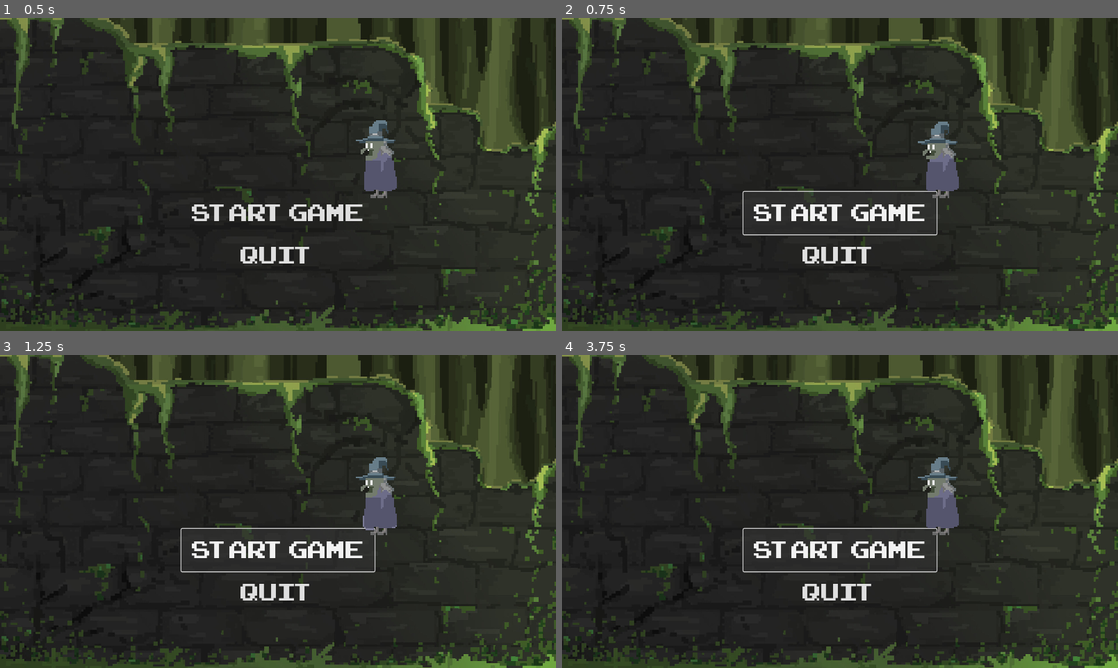
Above: before the commit, frames 1-4 (two rows, left to right).
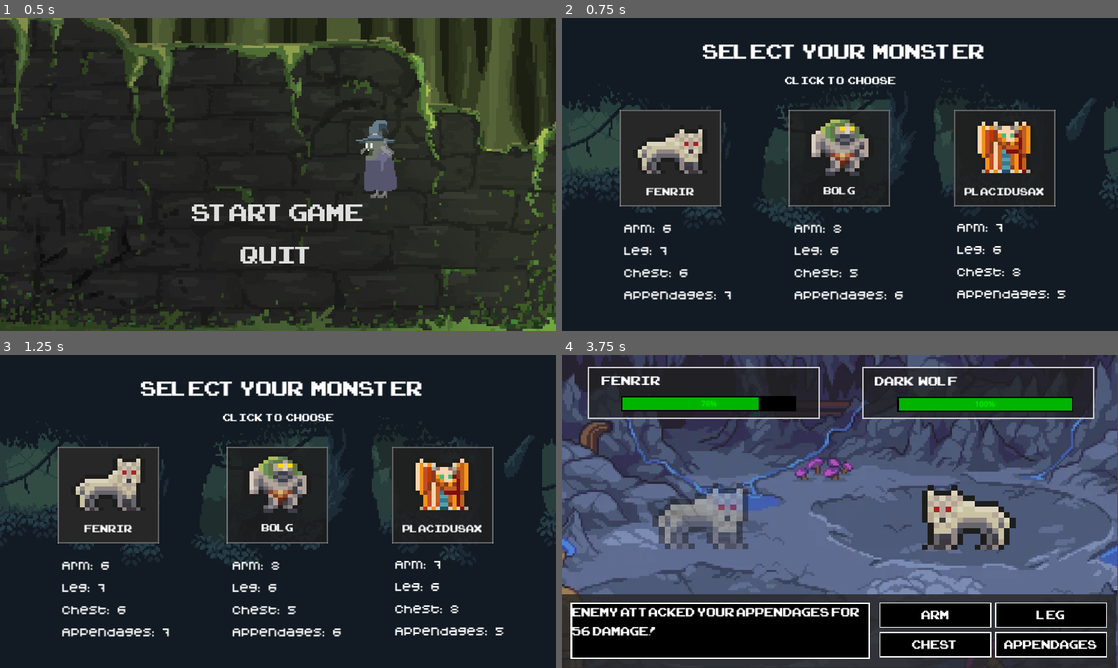
Above: after the commit, the same moments.

Repository: thym101/Armless
Game: Godot game, scene res://Scene/starting_menu.tscn
Two runs of this game, one before a commit and one after it. Both use one fixed random seed, a clock stepped at 60 frames per second and the inputs below. This scene is started directly instead of the project's main scene.
Inputs (mouse positions are in pixels of both pictures, inside the frame that each line leads up to):
- Up to frame 1 (0.5 s): no input
- Up to frame 2 (0.75 s): click "START GAME" at 0.5 s
- Up to frame 3 (1.25 s): no input
- Up to frame 4 (3.75 s): click (673, 495) at 1.27 s; click (840, 549) at 2 s, where only the run before the commit has a clickable "START GAME"; tap Enter (ui_accept) at 2.75, 3.02 s; move the mouse to (962, 495) at 2.77 s; hold Right (ui_right) 2.78-3.5 s; click (962, 495) at 2.92 s; drag from (728, 527) to (812, 574) at 3.52 s

Frame 1 is identical in both runs. In frame 2, 41% of the frame differs, in the area x 0-100%, y 0-100%; in frame 3, 41%; in frame 4, 89%.

Commit message:
done all system

Diff:
--- a/Jammm/Scene/level_select.tscn
+++ b/Jammm/Scene/level_select.tscn
@@ -14,296 +14,6 @@
 "points": PackedVector2Array(0, 0, 0, 0, 114, 564, 0, 0, 0, 0, 112, 416, 0, 0, 0, 0, 150, 416, 0, 0, 0, 0, 352, 416, 0, …(726 unchanged characters)…
 }
 point_count = 37
-
-[sub_resource type="AtlasTexture" id="AtlasTexture_n7e1o"]
-atlas = ExtResource("5_6qikb")
-region = Rect2(288, 64, 16, 32)
-
-[sub_resource type="AtlasTexture" id="AtlasTexture_o6pmt"]
-atlas = ExtResource("5_6qikb")
-region = Rect2(304, 64, 16, 32)
-
-[sub_resource type="AtlasTexture" id="AtlasTexture_cs8bm"]
-atlas = ExtResource("5_6qikb")
-region = Rect2(320, 64, 16, 32)
-
-[sub_resource type="AtlasTexture" id="AtlasTexture_1aua0"]
-atlas = ExtResource("5_6qikb")
-region = Rect2(336, 64, 16, 32)
-
-[sub_resource type="AtlasTexture" id="AtlasTexture_cqycp"]
-atlas = ExtResource("5_6qikb")
-region = Rect2(352, 64, 16, 32)
-
-[sub_resource type="AtlasTexture" id="AtlasTexture_uy41m"]
-atlas = ExtResource("5_6qikb")
-region = Rect2(368, 64, 16, 32)
-
-[sub_resource type="AtlasTexture" id="AtlasTexture_1t8je"]
-atlas = ExtResource("5_6qikb")
-region = Rect2(288, 32, 16, 32)
-
-[sub_resource type="AtlasTexture" id="AtlasTexture_232qo"]
-atlas = ExtResource("5_6qikb")
-region = Rect2(304, 32, 16, 32)
-
-[sub_resource type="AtlasTexture" id="AtlasTexture_yp286"]
-atlas = ExtResource("5_6qikb")
-region = Rect2(320, 32, 16, 32)
-
-[sub_resource type="AtlasTexture" id="AtlasTexture_s08gq"]
-atlas = ExtResource("5_6qikb")
-region = Rect2(336, 32, 16, 32)
-
-[sub_resource type="AtlasTexture" id="AtlasTexture_oil7u"]
-atlas = ExtResource("5_6qikb")
-region = Rect2(352, 32, 16, 32)
-
-[sub_resource type="AtlasTexture" id="AtlasTexture_rmdey"]
-atlas = ExtResource("5_6qikb")
-region = Rect2(368, 32, 16, 32)
-
-[sub_resource type="AtlasTexture" id="AtlasTexture_4e210"]
-atlas = ExtResource("5_6qikb")
-region = Rect2(272, 64, 16, 32)
-
-[sub_resource type="AtlasTexture" id="AtlasTexture_epnw6"]
-atlas = ExtResource("5_6qikb")
-region = Rect2(256, 64, 16, 32)
-
-[sub_resource type="AtlasTexture" id="AtlasTexture_ga5lu"]
-atlas = ExtResource("5_6qikb")
-region = Rect2(240, 64, 16, 32)
-
-[sub_resource type="AtlasTexture" id="AtlasTexture_2xbfl"]
-atlas = ExtResource("5_6qikb")
-region = Rect2(224, 64, 16, 32)
-
-[sub_resource type="AtlasTexture" id="AtlasTexture_2nu4a"]
-atlas = ExtResource("5_6qikb")
-region = Rect2(208, 64, 16, 32)
-
-[sub_resource type="AtlasTexture" id="AtlasTexture_3wc2h"]
-atlas = ExtResource("5_6qikb")
-region = Rect2(192, 64, 16, 32)
-
-[sub_resource type="AtlasTexture" id="AtlasTexture_fevy7"]
-atlas = ExtResource("5_6qikb")
-region = Rect2(0, 64, 16, 32)
-
-[sub_resource type="AtlasTexture" id="AtlasTexture_maybv"]
-atlas = ExtResource("5_6qikb")
-region = Rect2(16, 64, 16, 32)
-
-[sub_resource type="AtlasTexture" id="AtlasTexture_mq71g"]
-atlas = ExtResource("5_6qikb")
-region = Rect2(32, 64, 16, 32)
-
-[sub_resource type="AtlasTexture" id="AtlasTexture_f4a3w"]
-atlas = ExtResource("5_6qikb")
-region = Rect2(48, 64, 16, 32)
-
-[sub_resource type="AtlasTexture" id="AtlasTexture_2cohg"]
-atlas = ExtResource("5_6qikb")
-region = Rect2(64, 64, 16, 32)
-
-[sub_resource type="AtlasTexture" id="AtlasTexture_t0r88"]
-atlas = ExtResource("5_6qikb")
-region = Rect2(80, 64, 16, 32)
-
-[sub_resource type="AtlasTexture" id="AtlasTexture_4cpnx"]
-atlas = ExtResource("5_6qikb")
-region = Rect2(288, 64, 16, 32)
-
-[sub_resource type="AtlasTexture" id="AtlasTexture_3dhmc"]
-atlas = ExtResource("5_6qikb")
-region = Rect2(304, 64, 16, 32)
-
-[sub_resource type="AtlasTexture" id="AtlasTexture_chdyu"]
-atlas = ExtResource("5_6qikb")
-region = Rect2(320, 64, 16, 32)
-
-[sub_resource type="AtlasTexture" id="AtlasTexture_i16ad"]
-atlas = ExtResource("5_6qikb")
-region = Rect2(336, 64, 16, 32)
-
-[sub_resource type="AtlasTexture" id="AtlasTexture_cqgrx"]
-atlas = ExtResource("5_6qikb")
-region = Rect2(352, 64, 16, 32)
-
-[sub_resource type="AtlasTexture" id="AtlasTexture_ldj5i"]
-atlas = ExtResource("5_6qikb")
-region = Rect2(368, 64, 16, 32)
-
-[sub_resource type="SpriteFrames" id="SpriteFrames_nyl06"]
-animations = [{
-"frames": [{
-"duration": 1.0,
-"texture": SubResource("AtlasTexture_n7e1o")
-}, {
-"duration": 1.0,
-"texture": SubResource("AtlasTexture_o6pmt")
-}, {
-"duration": 1.0,
-"texture": SubResource("AtlasTexture_cs8bm")
-}, {
-"duration": 1.0,
-"texture": SubResource("AtlasTexture_1aua0")
-}, {
-"duration": 1.0,
-"texture": SubResource("AtlasTexture_cqycp")
-}, {
-"duration": 1.0,
-"texture": SubResource("AtlasTexture_uy41m")
-}, {
-"duration": 1.0,
-"texture": SubResource("AtlasTexture_1t8je")
-}, {
-"duration": 1.0,
-"texture": SubResource("AtlasTexture_232qo")
-}, {
-"duration": 1.0,
-"texture": SubResource("AtlasTexture_yp286")
-}, {
-"duration": 1.0,
-"texture": SubResource("AtlasTexture_s08gq")
-}, {
-"duration": 1.0,
-"texture": SubResource("AtlasTexture_oil7u")
-}, {
-"duration": 1.0,
-"texture": SubResource("AtlasTexture_rmdey")
-}],
-"loop": true,
-"name": &"idle",
-"speed": 5.0
-}, {
-"frames": [{
-"duration": 1.0,
-"texture": SubResource("AtlasTexture_4e210")
-}, {
-"duration": 1.0,
-"texture": SubResource("AtlasTexture_epnw6")
-}, {
-"duration": 1.0,
-"texture": SubResource("AtlasTexture_ga5lu")
-}, {
-"duration": 1.0,
-"texture": SubResource("AtlasTexture_2xbfl")
-}, {
-"duration": 1.0,
-"texture": SubResource("AtlasTexture_2nu4a")
-}, {
-"duration": 1.0,
-"texture": SubResource("AtlasTexture_3wc2h")
-}],
-"loop": true,
-"name": &"turn_left",
-"speed": 5.0
-}, {
-"frames": [{
-"duration": 1.0,
-"texture": SubResource("AtlasTexture_fevy7")
-}, {
-"duration": 1.0,
-"texture": SubResource("AtlasTexture_maybv")
-}, {
-"duration": 1.0,
-"texture": SubResource("AtlasTexture_mq71g")
-}, {
-"duration": 1.0,
-"texture": SubResource("AtlasTexture_f4a3w")
-}, {
-"duration": 1.0,
-"texture": SubResource("AtlasTexture_2cohg")
-}, {
-"duration": 1.0,
-"texture": SubResource("AtlasTexture_t0r88")
-}],
-"loop": true,
-"name": &"turn_right",
-"speed": 5.0
-}, {
-"frames": [{
-"duration": 1.0,
-"texture": SubResource("AtlasTexture_4cpnx")
-}, {
-"duration": 1.0,
-"texture": SubResource("AtlasTexture_3dhmc")
-}, {
-"duration": 1.0,
-"texture": SubResource("AtlasTexture_chdyu")
-}, {
-"duration": 1.0,
-"texture": SubResource("AtlasTexture_i16ad")
-}, {
-"duration": 1.0,
-"texture": SubResource("AtlasTexture_cqgrx")
-}, {
-"duration": 1.0,
-"texture": SubResource("AtlasTexture_ldj5i")
-}],
-"loop": true,
-"name": &"walk",
-"speed": 5.0
-}]
-
-[sub_resource type="GDScript" id="GDScript_ynkdn"]
-script/source = "extends AnimatedSprite2D
-
-@onready var path_follow = get_parent()
-@onready var path = path_follow.get_parent()
-
-var speed = 100.0  # Adjust this to change movement speed
-var target_distance = 0.5  # The point on the path where you want to stop (0.0 to 1.0)
-var is_moving = true
-var previous_offset = 0.0
-var turn_threshold = 0.1  # Adjust this to change sensitivity to turns
-
-func _ready():
-	path_follow.progress_ratio = 0.0
-	previous_offset = path_follow.progress
-	start_moving()
-
-func _process(delta):
-	if is_moving:
-		var initial_offset = path_follow.progress
-
-		# Move along the path
-		path_follow.progress += speed * delta
-
-		# Check if we've reached our target point
-		if path_follow.progress_ratio >= target_distance:
-			path_follow.progress_ratio = target_distance
-			is_moving = false
-			play(\"idle\")
-			return
-
-		# Determine turning direction
-		var current_point = path.curve.sample_baked(path_follow.progress)
-		var next_point = path.curve.sample_baked(path_follow.progress + 0.1)
-		var previous_point = path.curve.sample_baked(previous_offset)
-
-		var current_direction = (next_point - current_point).normalized()
-		var previous_direction = (current_point - previous_point).normalized()
-
-		var turn_angle = previous_direction.angle_to(current_direction)
-
-		if abs(turn_angle) < turn_threshold:
-			play(\"walk\")
-		elif turn_angle > 0:
-			play(\"turn_left\")
-		else:
-			play(\"turn_right\")
-
-		# Flip the sprite based on overall movement direction
-		flip_h = current_direction.x < 0
-
-		previous_offset = initial_offset
-
-func start_moving():
-	is_moving = true
-"
 
 [node name="LevelSelect" type="TextureRect"]
 texture_filter = 1
--- a/Jammm/Scene/reward.tscn
+++ b/Jammm/Scene/reward.tscn
@@ -6,6 +6,21 @@
 
 [sub_resource type="StyleBoxFlat" id="StyleBoxFlat_5rvg6"]
 bg_color = Color(0.345098, 0.282353, 0.345098, 1)
+
+[sub_resource type="Animation" id="Animation_7vcdi"]
+length = 0.001
+tracks/0/type = "value"
+tracks/0/imported = false
+tracks/0/enabled = true
+tracks/0/path = NodePath(".:modulate")
+tracks/0/interp = 1
+tracks/0/loop_wrap = true
+tracks/0/keys = {
+"times": PackedFloat32Array(0),
+"transitions": PackedFloat32Array(1),
+"update": 0,
+"values": [Color(1, 1, 1, 1)]
+}
 
 [sub_resource type="Animation" id="Animation_vrdos"]
 resource_name = "transition"
@@ -21,21 +36,6 @@
 "transitions": PackedFloat32Array(1, 1),
 "update": 0,
 "values": [Color(1, 1, 1, 1), Color(1, 1, 1, 0)]
-}
-
-[sub_resource type="Animation" id="Animation_7vcdi"]
-length = 0.001
-tracks/0/type = "value"
-tracks/0/imported = false
-tracks/0/enabled = true
-tracks/0/path = NodePath(".:modulate")
-tracks/0/interp = 1
-tracks/0/loop_wrap = true
-tracks/0/keys = {
-"times": PackedFloat32Array(0),
-"transitions": PackedFloat32Array(1),
-"update": 0,
-"values": [Color(1, 1, 1, 1)]
 }
 
 [sub_resource type="AnimationLibrary" id="AnimationLibrary_aah6j"]
@@ -79,9 +79,116 @@
 [node name="Control" type="Control" parent="."]
 anchors_preset = 0
 offset_left = 128.0
-offset_top = 35.0
-offset_right = 168.0
-offset_bottom = 58.0
+offset_top = 128.0
+offset_right = 488.0
+offset_bottom = 576.0
 
-[connection signal="pressed" from="VBoxContainer/Forgive" to="." method="_on_forgive_pressed"]
-[connection signal="pressed" from="VBoxContainer/Kill" to="." method="_on_kill_pressed"]
+[node name="Highest" type="Label" parent="Control"]
+top_level = true
+layout_mode = 1
+anchors_preset = -1
+offset_left = 216.0
+offset_top = 352.0
+offset_right = 448.0
+offset_bottom = 408.0
+theme_override_fonts/font = ExtResource("3_pc04l")
+theme_override_font_sizes/font_size = 40
+
+[node name="Second" type="Label" parent="Control"]
+top_level = true
+layout_mode = 0
+offset_left = 216.0
+offset_top = 408.0
+offset_right = 448.0
+offset_bottom = 464.0
+theme_override_fonts/font = ExtResource("3_pc04l")
+theme_override_font_sizes/font_size = 40
+
+[node name="Panel" type="Panel" parent="Control"]
+layout_mode = 1
+anchors_preset = 15
+anchor_right = 1.0
+anchor_bottom = 1.0
+offset_left = 24.0
+offset_right = 24.0
+grow_horizontal = 2
+grow_vertical = 2
+theme_override_styles/panel = SubResource("StyleBoxFlat_5rvg6")
+
+[node name="Button" type="Button" parent="Control"]
+layout_mode = 0
+offset_left = 104.0
+offset_top = 352.0
+offset_right = 304.0
+offset_bottom = 408.0
+theme_override_fonts/font = ExtResource("3_pc04l")
+theme_override_font_sizes/font_size = 45
+text = "  KILL"
+
+[node name="Control2" type="Control" parent="."]
+anchors_preset = 0
+offset_left = 624.0
+offset_top = 136.0
+offset_right = 984.0
+offset_bottom = 584.0
+
+[node name="Panel" type="Panel" parent="Control2"]
+layout_mode = 1
+anchors_preset = -1
+anchor_left = 0.111
+anchor_top = -0.018
+anchor_right = 1.111
+anchor_bottom = 1.0
+offset_left = -23.96
+offset_top = 0.0640005
+offset_right = -23.96
+offset_bottom = -8.0
+grow_horizontal = 2
+grow_vertical = 2
+theme_override_styles/panel = SubResource("StyleBoxFlat_5rvg6")
+
+[node name="Button" type="Button" parent="Control2"]
+layout_mode = 0
+offset_left = 96.0
+offset_top = 344.0
+offset_right = 304.0
+offset_bottom = 400.0
+theme_override_fonts/font = ExtResource("3_pc04l")
+theme_override_font_sizes/font_size = 45
+text = "FORGIVE"
+
+[node name="Label" type="Label" parent="."]
+layout_mode = 0
+offset_left = 288.0
+offset_top = 16.0
+offset_right = 864.0
+offset_bottom = 103.0
+theme_override_fonts/font = ExtResource("3_pc04l")
+theme_override_font_sizes/font_size = 45
+text = "MAKE  YOUR  CHOICE
+  FORGIVE  OR  KILL"
+horizontal_alignment = 1
+vertical_alignment = 1
+
+[node name="TextureRect2" type="ColorRect" parent="."]
+top_level = true
+texture_filter = 1
+layout_mode = 1
+anchors_preset = 8
+anchor_left = 0.5
+anchor_top = 0.5
+anchor_right = 0.5
+anchor_bottom = 0.5
+offset_left = -742.0
+offset_top = -441.0
+offset_right = 742.0
+offset_bottom = 441.0
+grow_horizontal = 2
+grow_vertical = 2
+color = Color(0.443137, 0.203922, 0.486275, 1)
+
+[node name="AnimationPlayer" type="AnimationPlayer" parent="TextureRect2"]
+libraries = {
+"": SubResource("AnimationLibrary_aah6j")
+}
+autoplay = "transition"
--- a/Jammm/Scene/starting_menu.tscn
+++ b/Jammm/Scene/starting_menu.tscn
@@ -1,6 +1,7 @@
-[gd_scene load_steps=13 format=3 uid="uid://xm5n7h0tgum7"]
+[gd_scene load_steps=14 format=3 uid="uid://xm5n7h0tgum7"]
 
 [ext_resource type="Texture2D" uid="uid://62v240o0b332" path="res://pictures/menu_background.jpg" id="1_nl7hk"]
+[ext_resource type="Script" path="res://Script/starting_menu.gd" id="2_ssrvj"]
 [ext_resource type="FontFile" uid="uid://dmjie0htcxto3" path="res://arcadeclassic (1)/ARCADECLASSIC.TTF" id="2_xfavs"]
 [ext_resource type="Texture2D" uid="uid://b1wtnhpgfbd2v" path="res://witch_sheet.png" id="3_1ewoc"]
 
@@ -61,6 +62,7 @@
 grow_vertical = 2
 texture = ExtResource("1_nl7hk")
 expand_mode = 2
+script = ExtResource("2_ssrvj")
 
 [node name="Button" type="Button" parent="."]
 layout_mode = 0
@@ -92,3 +94,6 @@
 sprite_frames = SubResource("SpriteFrames_ctrn5")
 autoplay = "default"
 frame_progress = 0.599854
+
+[connection signal="pressed" from="Button" to="." method="_on_button_pressed"]
+[connection signal="pressed" from="Button2" to="." method="_on_button_2_pressed"]
--- /dev/null
+++ b/Jammm/Script/starting_menu.gd
@@ -0,0 +1,10 @@
+extends Node
+
+
+
+func _on_button_pressed():
+	get_tree().change_scene_to_file("res://Scene/choosecharactor.tscn")
+
+
+func _on_button_2_pressed():
+	get_tree().quit()
